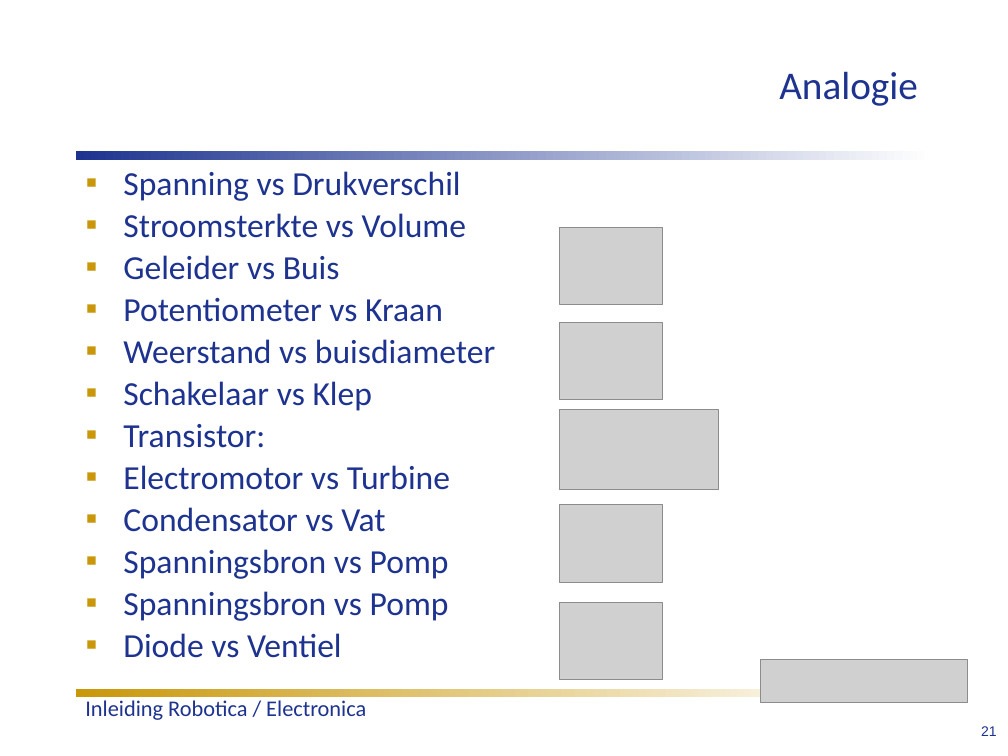
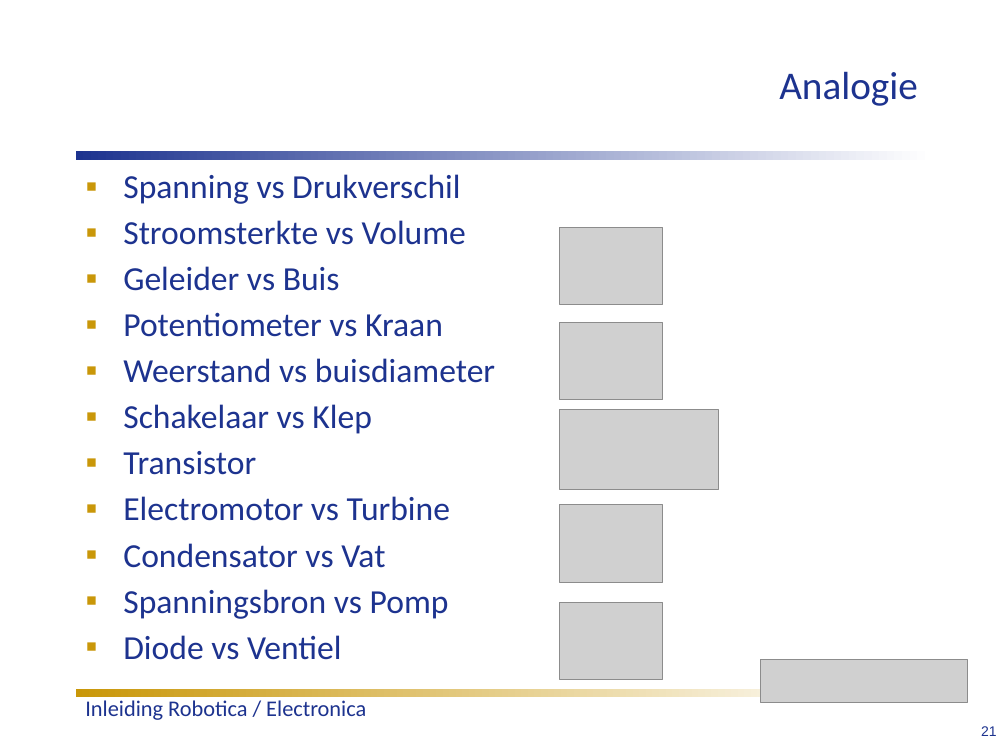
Before and after one commit to humiq/Greendevelopment, a slide deck: slide 9 of trunk/documents/Colleges/ISIROB College 1.ppt. Drawn at 1008x756 pixels with LibreOffice and Linux fonts; fonts in the diff are those of the drawing; grey boxes stand for pictures. Boxes give left, top, right and bottom in pixels: in the first picture for what was removed or moved away, otherwise in the second. Text is boxed around its words. In the diff, an @@ line names an element or a change of style, - is before the commit and + after.

```diff
--- a/trunk/documents/Colleges/ISIROB College 1.ppt
+++ b/trunk/documents/Colleges/ISIROB College 1.ppt
@@ text at (123, 174, 495, 660): line spacing 0.8 to 0.9 @@
@@ text at (123, 451, 256, 475): text changed @@
-▪ Transistor:
+▪ Transistor
@@ text at (123, 591, 449, 621): paragraph removed @@
-▪ Spanningsbron vs Pomp
```
Also in this commit, not shown: 3 other slides changed, 5 other files.
